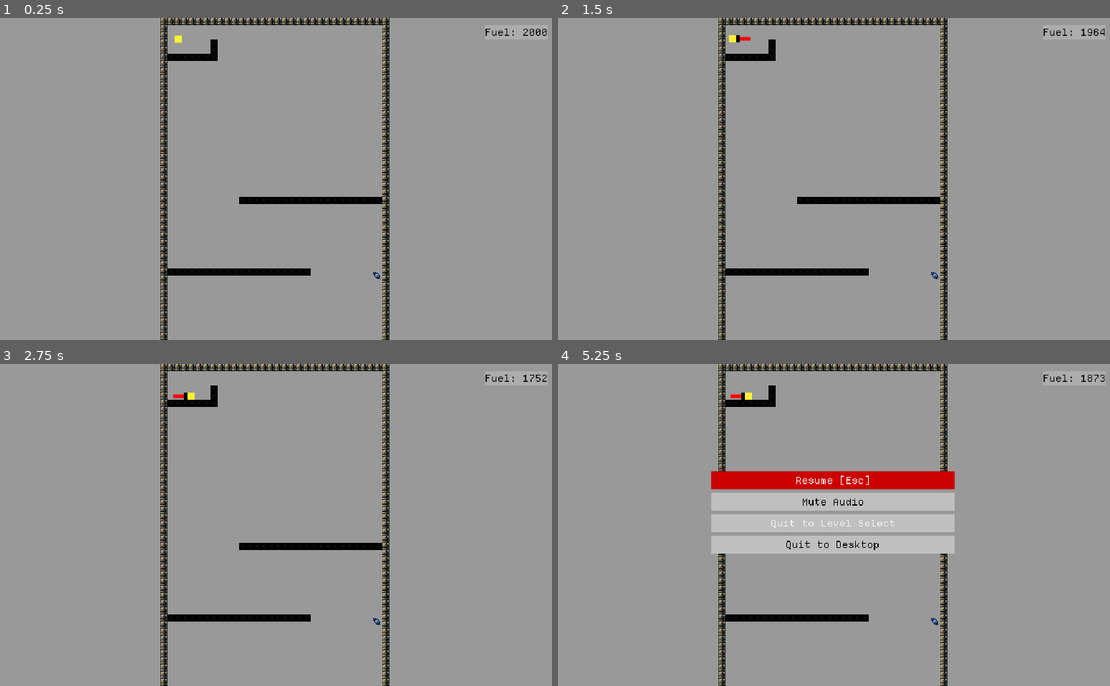
Above: before the commit, frames 1-4 (two rows, left to right).
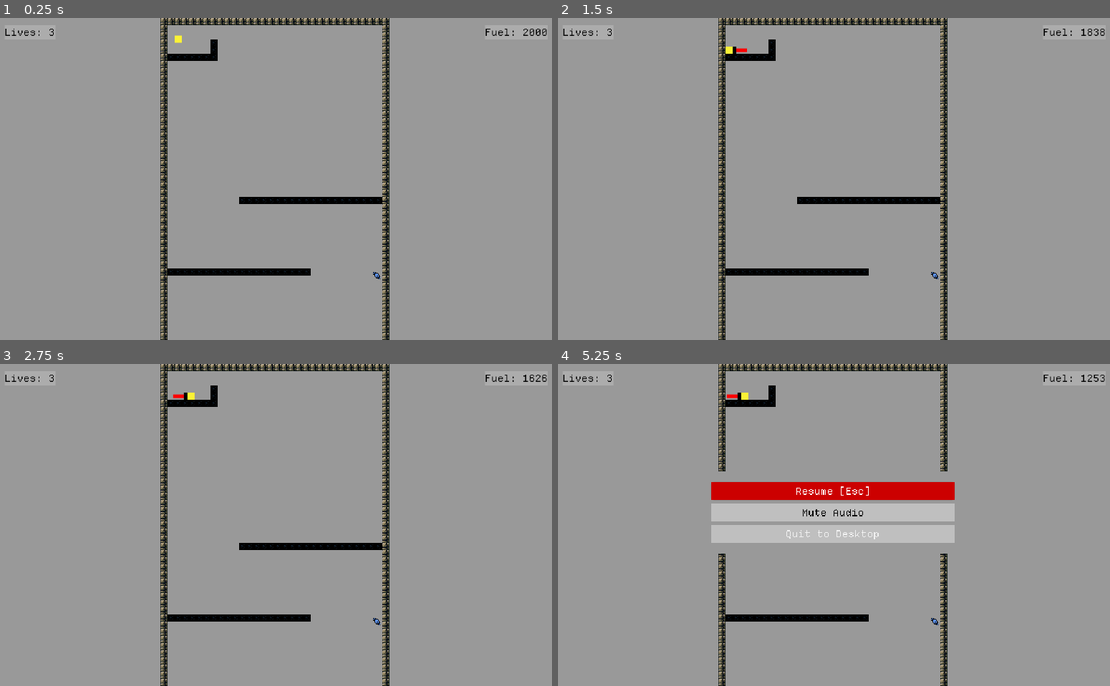
Above: after the commit, the same moments.

Repository: OSGH-web/balloon-movement-demo
Game: Godot game, scene res://scenes/main.tscn
The game is run twice, just before and just after one commit, with the same random seed, the same clock (stepped at 60 frames per second) and the same inputs.
Inputs (mouse positions are in pixels of both pictures, inside the frame that each line leads up to):
- Up to frame 1 (0.25 s): no input
- Up to frame 2 (1.5 s): tap Enter at 0.5 s; move the mouse to (960, 162) at 0.52 s; hold A (ui_a) 0.53-1.28 s; hold Right (ui_right) from 0.53 s (still down); tap Up (ui_up) at 0.77 s; tap Q (ui_q) at 0.8, 1.35 s; tap R (reset) at 1.25 s; move the mouse to (718, 195) at 1.27 s
- Up to frame 3 (2.75 s): tap Up (ui_up) at 1.52 s; tap A (ui_a) at 1.55 s; move the mouse to (331, 454) at 2.02 s; release Right (ui_right) at 2.03 s; hold Left (ui_left) from 2.03 s (still down); hold A (ui_a) from 2.03 s (still down); tap Q (ui_q) at 2.3 s
- Up to frame 4 (5.25 s): move the mouse to (806, 589) at 2.77 s; release Left (ui_left) at 2.78 s; release A (ui_a) at 2.78 s; hold Right (ui_right) 2.78-4.28 s; tap Q (ui_q) at 2.85, 3.8, 4.35 s; tap Up (ui_up) at 3.02, 3.77, 4.52 s; tap A (ui_a) at 3.05, 4.55 s; move the mouse to (1005, 573) at 3.52 s; hold A (ui_a) 3.53-4.28 s; tap R (reset) at 4.15 s; move the mouse to (662, 476) at 4.27 s; hold Left (ui_left) 4.28-5.03 s; tap Escape at 4.9 s; move the mouse to (861, 525) at 5.02 s; hold Right (ui_right) from 5.03 s (still down); hold A (ui_a) from 5.03 s (still down)

The runs differ from the first frame. In frame 1, less than 0.1% of the frame differs, in the area x 0-10%, y 3-6%; in frame 2, 0.2%; in frame 3, less than 0.1%; in frame 4, 6.7%, in the area x 0-98%, y 3-59%.

Commit message:
Refactored Code For New Game Style

Diff:
--- a/project.godot
+++ b/project.godot
@@ -17,7 +17,7 @@
 
 [autoload]
 
-GameManager="*res://scripts/game_manager.gd"
+GameManager="*res://scenes/game_manager.tscn"
 
 [display]
 
--- a/scenes/UI/fuel_label.tscn
+++ b/scenes/UI/fuel_label.tscn
@@ -1,10 +1,10 @@
 [gd_scene load_steps=4 format=3 uid="uid://dnrjc1o517gjp"]
 
-[ext_resource type="Script" uid="uid://dkbvg85t2nhy5" path="res://scripts/UI/fuel_label.gd" id="2_f1qve"]
+[ext_resource type="Script" uid="uid://dkbvg85t2nhy5" path="res://scripts/UI/hud.gd" id="2_f1qve"]
 [ext_resource type="StyleBox" uid="uid://cyxkpmb0rpdry" path="res://assets/styles/sbf_mid_transparent.tres" id="3_8u1hn"]
 [ext_resource type="LabelSettings" uid="uid://cbw7oatl30dvl" path="res://assets/styles/label_33px.tres" id="3_stsnv"]
 
-[node name="FuelLabel" type="CanvasLayer"]
+[node name="HUD" type="CanvasLayer"]
 script = ExtResource("2_f1qve")
 
 [node name="Control" type="Control" parent="."]
@@ -16,7 +16,7 @@
 offset_bottom = 24.0
 size_flags_horizontal = 0
 
-[node name="Label" type="Label" parent="Control"]
+[node name="Fuel" type="Label" parent="Control"]
 unique_name_in_owner = true
 layout_mode = 1
 anchors_preset = 1
@@ -30,3 +30,27 @@
 text = "Fuel: 1000"
 label_settings = ExtResource("3_stsnv")
 vertical_alignment = 1
+
+[node name="Lives" type="Label" parent="Control"]
+unique_name_in_owner = true
+layout_mode = 1
+offset_left = -210.0
+offset_right = -40.0
+offset_bottom = 48.0
+theme_override_styles/normal = ExtResource("3_8u1hn")
+label_settings = ExtResource("3_stsnv")
+vertical_alignment = 1
+
+[node name="Level_Complete" type="Label" parent="Control"]
+unique_name_in_owner = true
+visible = false
+layout_mode = 0
+offset_left = 310.0
+offset_top = 400.0
+offset_right = 1087.0
+offset_bottom = 442.0
+theme_override_styles/normal = ExtResource("3_8u1hn")
+text = "Level Complete! Loading Next Level..."
+label_settings = ExtResource("3_stsnv")
+horizontal_alignment = 1
+vertical_alignment = 1
--- a/scenes/UI/pause_menu.tscn
+++ b/scenes/UI/pause_menu.tscn
@@ -64,16 +64,6 @@
 theme_override_styles/normal = ExtResource("2_5d2l8")
 text = "Mute Audio"
 
-[node name="LevelSelectButton" type="Button" parent="CenterContainer/PanelContainer/VBoxContainer"]
-custom_minimum_size = Vector2(0, 20)
-layout_mode = 2
-theme = ExtResource("2_myx47")
-theme_override_colors/font_color = Color(0, 0, 0, 1)
-theme_override_styles/focus = ExtResource("5_7l7mv")
-theme_override_styles/hover = ExtResource("2_5d2l8")
-theme_override_styles/normal = ExtResource("2_5d2l8")
-text = "Quit to Level Select"
-
 [node name="QuitButton" type="Button" parent="CenterContainer/PanelContainer/VBoxContainer"]
 custom_minimum_size = Vector2(0, 20)
 layout_mode = 2
@@ -88,5 +78,4 @@
 
 [connection signal="pressed" from="CenterContainer/PanelContainer/VBoxContainer/ResumeButton" to="." method="_on_resume_button_pressed"]
 [connection signal="pressed" from="CenterContainer/PanelContainer/VBoxContainer/MuteAudioButton" to="." method="_on_mute_audio_button_pressed"]
-[connection signal="pressed" from="CenterContainer/PanelContainer/VBoxContainer/LevelSelectButton" to="." method="_on_level_select_button_pressed"]
 [connection signal="pressed" from="CenterContainer/PanelContainer/VBoxContainer/QuitButton" to="." method="_on_quit_button_pressed"]
--- a/scenes/end_zone.tscn
+++ b/scenes/end_zone.tscn
@@ -3,7 +3,7 @@
 [ext_resource type="Script" uid="uid://cu5r1rrge6x4k" path="res://scripts/end_zone.gd" id="1_xhrpo"]
 
 [sub_resource type="RectangleShape2D" id="RectangleShape2D_xhrpo"]
-size = Vector2(145, 120)
+size = Vector2(500, 40)
 
 [node name="EndZone" type="Area2D"]
 collision_layer = 2
--- a/scenes/game_manager.tscn
+++ b/scenes/game_manager.tscn
@@ -1,9 +1,43 @@
-[gd_scene format=3 uid="uid://b8ooja0h52pm1"]
+[gd_scene load_steps=5 format=3 uid="uid://b8ooja0h52pm1"]
 
-[node name="Control" type="Control"]
+[ext_resource type="Script" uid="uid://m01i7w8y3x8f" path="res://scripts/game_manager.gd" id="1_hwd4i"]
+[ext_resource type="AudioStream" uid="uid://cquaalpknb8c6" path="res://assets/sound_fx/background_music.ogg" id="2_glms7"]
+[ext_resource type="StyleBox" uid="uid://cyxkpmb0rpdry" path="res://assets/styles/sbf_mid_transparent.tres" id="3_oo155"]
+[ext_resource type="LabelSettings" uid="uid://cbw7oatl30dvl" path="res://assets/styles/label_33px.tres" id="4_eaq8r"]
+
+[node name="GameManager" type="Control"]
 layout_mode = 3
 anchors_preset = 15
 anchor_right = 1.0
 anchor_bottom = 1.0
 grow_horizontal = 2
 grow_vertical = 2
+script = ExtResource("1_hwd4i")
+
+[node name="Background_Music" type="AudioStreamPlayer" parent="."]
+stream = ExtResource("2_glms7")
+pitch_scale = 1.03
+autoplay = true
+bus = &"Music"
+
+[node name="CanvasLayer" type="CanvasLayer" parent="."]
+
+[node name="Player_Died" type="Label" parent="CanvasLayer"]
+unique_name_in_owner = true
+visible = false
+anchors_preset = 8
+anchor_left = 0.5
+anchor_top = 0.5
+anchor_right = 0.5
+anchor_bottom = 0.5
+offset_left = -294.0
+offset_top = -21.0
+offset_right = 294.0
+offset_bottom = 21.0
+grow_horizontal = 2
+grow_vertical = 2
+theme_override_styles/normal = ExtResource("3_oo155")
+text = "YOU DIED! RESETTING LEVEL..."
+label_settings = ExtResource("4_eaq8r")
+horizontal_alignment = 1
+vertical_alignment = 1
--- a/scenes/level_base.tscn
+++ b/scenes/level_base.tscn
@@ -6,7 +6,6 @@
 [ext_resource type="Script" uid="uid://df1fbghclur2h" path="res://scripts/terrain.gd" id="4_1bvp3"]
 [ext_resource type="TileSet" uid="uid://clmawpyff0gle" path="res://assets/tilesets/Caves_Forest.tres" id="4_krm4r"]
 [ext_resource type="PackedScene" uid="uid://b3h1d6irllu2r" path="res://scenes/UI/pause_menu.tscn" id="5_8rhjg"]
-[ext_resource type="AudioStream" uid="uid://cquaalpknb8c6" path="res://assets/sound_fx/background_music.ogg" id="6_krm4r"]
 [ext_resource type="PackedScene" uid="uid://dnrjc1o517gjp" path="res://scenes/UI/fuel_label.tscn" id="7_8n3nq"]
 
 [node name="LevelBase" type="Node2D"]
@@ -25,12 +24,6 @@
 tile_set = ExtResource("4_krm4r")
 script = ExtResource("4_1bvp3")
 
-[node name="Background_Music" type="AudioStreamPlayer" parent="."]
-stream = ExtResource("6_krm4r")
-pitch_scale = 1.03
-autoplay = true
-bus = &"Music"
-
 [node name="Pause Menu" parent="." instance=ExtResource("5_8rhjg")]
 
 [node name="FuelLabel" parent="." node_paths=PackedStringArray("player") instance=ExtResource("7_8n3nq")]
--- a/scenes/level_select.tscn
+++ /dev/null
@@ -1,156 +0,0 @@
-[gd_scene load_steps=5 format=3 uid="uid://bprt5jmuwcihx"]
-
-[ext_resource type="Script" uid="uid://dmoxrpi5e2hec" path="res://scripts/level_select.gd" id="1_t5gxd"]
-[ext_resource type="StyleBox" uid="uid://002qwq5rvs87" path="res://assets/styles/sbf_light.tres" id="2_chg43"]
-[ext_resource type="LabelSettings" uid="uid://cbw7oatl30dvl" path="res://assets/styles/label_33px.tres" id="2_rif6e"]
-[ext_resource type="LabelSettings" uid="uid://v4nuv8jtylyb" path="res://assets/styles/label_11px.tres" id="3_chg43"]
-
-[node name="LevelSelect" type="Control"]
-layout_mode = 3
-anchors_preset = 0
-scale = Vector2(3, 3)
-script = ExtResource("1_t5gxd")
-
-[node name="VBoxContainer" type="VBoxContainer" parent="."]
-layout_mode = 2
-offset_left = 92.0
-offset_top = 24.0
-offset_right = 548.0
-offset_bottom = 328.0
-
-[node name="HSplitContainer" type="HSplitContainer" parent="VBoxContainer"]
-layout_mode = 2
-split_offset = 276
-dragging_enabled = false
-dragger_visibility = 2
-
-[node name="HSplitContainer" type="HSplitContainer" parent="VBoxContainer/HSplitContainer"]
-custom_minimum_size = Vector2(0, 20)
-layout_mode = 2
-theme_override_constants/separation = 0
-split_offset = 40
-dragging_enabled = false
-dragger_visibility = 2
-
-[node name="placeholder" type="Label" parent="VBoxContainer/HSplitContainer/HSplitContainer"]
-visible = false
-custom_minimum_size = Vector2(0, 20)
-layout_mode = 2
-theme_override_styles/normal = ExtResource("2_chg43")
-label_settings = ExtResource("3_chg43")
-
-[node name="WorldCompletion" type="Label" parent="VBoxContainer/HSplitContainer/HSplitContainer"]
-visible = false
-custom_minimum_size = Vector2(0, 20)
-layout_mode = 2
-theme_override_styles/normal = ExtResource("2_chg43")
-text = "Completion: 0%"
-label_settings = ExtResource("3_chg43")
-vertical_alignment = 1
-
-[node name="HSplitContainer3" type="HSplitContainer" parent="VBoxContainer/HSplitContainer"]
-custom_minimum_size = Vector2(0, 20)
-layout_mode = 2
-theme_override_constants/separation = 0
-split_offset = 40
-dragging_enabled = false
-dragger_visibility = 2
-
-[node name="placeholder" type="Label" parent="VBoxContainer/HSplitContainer/HSplitContainer3"]
-custom_minimum_size = Vector2(0, 20)
-layout_mode = 2
-theme_override_styles/normal = ExtResource("2_chg43")
-label_settings = ExtResource("3_chg43")
-
-[node name="WorldCompletion" type="Label" parent="VBoxContainer/HSplitContainer/HSplitContainer3"]
-unique_name_in_owner = true
-custom_minimum_size = Vector2(0, 20)
-layout_mode = 2
-theme_override_styles/normal = ExtResource("2_chg43")
-text = "Completion: 0%"
-label_settings = ExtResource("3_chg43")
-vertical_alignment = 1
-
-[node name="Label" type="Label" parent="VBoxContainer"]
-custom_minimum_size = Vector2(0, 44)
-layout_mode = 2
-theme_override_styles/normal = ExtResource("2_chg43")
-text = "CH1: Testing"
-label_settings = ExtResource("2_rif6e")
-horizontal_alignment = 1
-
-[node name="ButtonGrid" type="GridContainer" parent="VBoxContainer"]
-unique_name_in_owner = true
-custom_minimum_size = Vector2(0, 140)
-layout_mode = 2
-columns = 5
-
-[node name="LevelName" type="Label" parent="VBoxContainer"]
-unique_name_in_owner = true
-custom_minimum_size = Vector2(0, 44)
-layout_mode = 2
-theme_override_styles/normal = ExtResource("2_chg43")
-text = "1-1 Test"
-label_settings = ExtResource("2_rif6e")
-horizontal_alignment = 1
-
-[node name="HSplitContainer4" type="HSplitContainer" parent="VBoxContainer"]
-clip_contents = true
-custom_minimum_size = Vector2(272, 0)
-layout_mode = 2
-size_flags_horizontal = 0
-theme_override_constants/separation = 0
-split_offset = 88
-dragging_enabled = false
-dragger_visibility = 2
-
-[node name="HSplitContainer2" type="HSplitContainer" parent="VBoxContainer/HSplitContainer4"]
-layout_mode = 2
-theme_override_constants/separation = 0
-split_offset = 40
-dragging_enabled = false
-dragger_visibility = 2
-
-[node name="placeholder2" type="Label" parent="VBoxContainer/HSplitContainer4/HSplitContainer2"]
-custom_minimum_size = Vector2(0, 20)
-layout_mode = 2
-theme_override_styles/normal = ExtResource("2_chg43")
-label_settings = ExtResource("3_chg43")
-horizontal_alignment = 1
-
-[node name="LevelNumber" type="Label" parent="VBoxContainer/HSplitContainer4/HSplitContainer2"]
-unique_name_in_owner = true
-custom_minimum_size = Vector2(0, 20)
-layout_mode = 2
-theme_override_styles/normal = ExtResource("2_chg43")
-text = "1-1"
-label_settings = ExtResource("3_chg43")
-vertical_alignment = 1
-clip_text = true
-
-[node name="HSplitContainer3" type="HSplitContainer" parent="VBoxContainer/HSplitContainer4"]
-custom_minimum_size = Vector2(184, 0)
-layout_mode = 2
-size_flags_horizontal = 8
-size_flags_vertical = 4
-theme_override_constants/separation = 0
-split_offset = 40
-dragging_enabled = false
-dragger_visibility = 2
-
-[node name="placeholder2" type="Label" parent="VBoxContainer/HSplitContainer4/HSplitContainer3"]
-custom_minimum_size = Vector2(0, 20)
-layout_mode = 2
-theme_override_styles/normal = ExtResource("2_chg43")
-label_settings = ExtResource("3_chg43")
-horizontal_alignment = 1
-
-[node name="LevelStats" type="Label" parent="VBoxContainer/HSplitContainer4/HSplitContainer3"]
-unique_name_in_owner = true
-custom_minimum_size = Vector2(0, 20)
-layout_mode = 2
-size_flags_horizontal = 3
-theme_override_styles/normal = ExtResource("2_chg43")
-text = "Not Completed"
-label_settings = ExtResource("3_chg43")
-vertical_alignment = 1
--- a/scripts/UI/fuel_label.gd
+++ /dev/null
@@ -1,17 +0,0 @@
-extends CanvasLayer
-
-@export var player: CharacterBody2D
-
-func _ready():
-	add_to_group("fuel_label")
-
-func _process(_delta: float) -> void:
-	if not player:
-		return
-
-	var fuel_amount = max(0, int(player.FUEL))
-
-	if player.readyForRestart:
-		%Label.text = "Press A to retry level\nPress Q to return to level select"
-	else:
-		%Label.text = "Fuel: %d" % fuel_amount
--- /dev/null
+++ b/scripts/UI/hud.gd
@@ -0,0 +1,15 @@
+extends CanvasLayer
+
+@export var player: CharacterBody2D
+
+func _process(_delta: float) -> void:
+	if not player:
+		return
+
+	var fuel_amount = max(0, int(player.FUEL))
+	%Fuel.text = "Fuel: %d" % fuel_amount
+	%Lives.text = "Lives: %d" % GameManager.lives
+	if GameManager.levelComplete:
+		%Level_Complete.visible = true
+	else:
+		%Level_Complete.visible = false
--- a/scripts/UI/pause_menu.gd
+++ b/scripts/UI/pause_menu.gd
@@ -20,13 +20,6 @@
 func _on_resume_button_pressed():
 	toggle_pause()
 
-func return_to_world_select():
-	get_tree().change_scene_to_file("res://scenes/level_select.tscn")
-
-func _on_level_select_button_pressed():
-	get_tree().paused = false
-	return_to_world_select()
-
 func _on_quit_button_pressed():
 	get_tree().quit()
 
--- a/scripts/end_zone.gd
+++ b/scripts/end_zone.gd
@@ -5,10 +5,8 @@
 	set = set_size  # Calls `set_size` when changed in the Inspector
 @export var color: Color = Color(1, 0, 0, 0.5) :
 	set = set_color  # Calls `set_color` when changed in the Inspector
-
 @onready var collision_shape = $CollisionShape2D
 @onready var color_rect = $ColorRect
-
 func _ready():
 	body_entered.connect(_on_body_entered)
 	update_shape()
--- a/scripts/game_manager.gd
+++ b/scripts/game_manager.gd
@@ -2,13 +2,15 @@
 # This means that this scene will stay loaded through the entire game.
 
 extends Control
-
 var curr_level = 0
-var lives = 3
+var lives = 1
+# TODO: Implement score feature and give extra lives for enough score.
 var score = 0
-var score_for_extra_life = 2000
 var level_files = []
-
+var levelComplete = false
+var endZoneTriggered = false
+# Show a message upon levelCompletion
+@onready var background_music = $Background_Music
 func _ready():
 	load_levels()
 
@@ -25,13 +27,54 @@
 		level_files.sort()
 		dir.list_dir_end()
 
+func reset():
+	lives = 3
+	score = 0
+	curr_level = 0
+	background_music.pitch_scale = 1.03
+
 func load_next_level():
+	levelComplete = true
+	if curr_level > 0:
+		var player = get_player()
+		# Prevents bug where level resets if enetering endzone when out of fuel.
+		endZoneTriggered = true
+		# Freeze to prevent player death after endzone trigger
+		player.set_physics_process(false)
+		await get_tree().create_timer(2).timeout
+		player.set_physics_process(true)
+		endZoneTriggered = false
 	var level_path = "res://levels/%s" % level_files[curr_level]
 	curr_level += 1
+	levelComplete = false
 	get_tree().change_scene_to_file(level_path)
 
 
+func _on_player_died():
+	if endZoneTriggered:
+		background_music.pitch_scale = 1.03
+		return
+	lives -= 1
+	if lives > 0:
+		%Player_Died.text = "YOU DIED! RESETTING LEVEL..."
+		%Player_Died.visible = true
+		await get_tree().create_timer(2).timeout
+		background_music.pitch_scale = 1.03
+		%Player_Died.visible = false
+		get_tree().reload_current_scene()
+	else:
+		%Player_Died.text = "GAME OVER! BACK TO LEVEL 1 :) "
+		%Player_Died.visible = true
+		await get_tree().create_timer(2).timeout
+		%Player_Died.visible = false
+		reset()
+		load_next_level()
 
-# Called every frame. 'delta' is the elapsed time since the previous frame.
+func get_player():
+	var level = get_tree().get_current_scene()
+	return level.get_node("Player")
+
+
 #func _process(delta: float):
-	#pass
+	#if level_complete:
+		#pass
--- a/scripts/level_select.gd
+++ /dev/null
@@ -1,98 +0,0 @@
-extends Control
-class_name LevelSelect
-
-var current_index := 0
-var level_files := []
-
-@onready var button_container: GridContainer = %ButtonGrid
-
-func _ready():
-	load_levels()
-	create_level_grid()
-	_update_world_info_display()
-	button_container.get_children()[0].grab_focus()
-
-func load_levels():
-	var dir = DirAccess.open("res://levels/")
-	if dir:
-		level_files.clear()
-		dir.list_dir_begin()
-		var file_name = dir.get_next()
-		while file_name != "":
-			if file_name.ends_with(".tscn"):
-				level_files.append(file_name)
-			file_name = dir.get_next()
-		level_files.sort()
-
-func create_level_grid():
-	for child in button_container.get_children():
-		child.queue_free()
-
-	var n_levels = level_files.size()
-
-	var button_scene = preload("res://scenes/UI/level_button.tscn")
-	var tinted_style = preload("res://assets/styles/sbf_dark.tres")
-
-	for i in n_levels:
-		var button = button_scene.instantiate() as Button
-		button.text = str(i + 1)
-		button_container.add_child(button)
-		button.pressed.connect(_on_level_selected.bind(i))
-		button.focus_entered.connect(_focus.bind(i))
-		button.mouse_entered.connect(_update_level_info_display.bind(i))
-		button.mouse_exited.connect(_mouse_exit)
-
-		# tint the completed levels
-		if SaveManager.is_level_completed(level_files[i]):
-			button.add_theme_stylebox_override("normal", tinted_style)
-			button.add_theme_stylebox_override("hover", tinted_style)
-
-	# update focus neighbors to allow for horizontal wrapping
-	for i in n_levels:
-		var neighbor_left_idx = (i - 1) % n_levels
-		var neighbor_right_idx = (i + 1) % n_levels
-
-		var button = button_container.get_child(i)
-		var neighbor_left = button_container.get_child(neighbor_left_idx)
-		var neighbor_right = button_container.get_child(neighbor_right_idx)
-		button.focus_neighbor_left = neighbor_left.get_path()
-		button.focus_neighbor_right = neighbor_right.get_path()
-
-# steal back cursor focus after hover
-#   - cursor_index is updated on arrow key movement.
-#   - cursor_index is not updated on mouse_entered.
-#   - on mouse_exit, the banner displays the level at the cursor_index
-var cursor_index = -1
-func _focus(level_index):
-	cursor_index = level_index
-	_update_level_info_display(level_index)
-
-func _mouse_exit():
-	_update_level_info_display(cursor_index)
-
-func _on_level_selected(level_index: int):
-	var file_path = "res://levels/%s" % level_files[level_index]
-	get_tree().change_scene_to_file(file_path)
-
-func _update_world_info_display():
-	var count := 0
-	for level_path in level_files:
-		if SaveManager.is_level_completed(level_path):
-			count += 1
-
-	var completion_percentage = (count / float(level_files.size())) * 100
-	%WorldCompletion.text = "Completion: %.0f" % completion_percentage + "%"
-
-func _update_level_info_display(level_index):
-	var level_file = level_files[level_index]
-	var level_path = "res://levels/%s" % level_file
-	var level_scene = load(level_path)
-	if not level_scene:
-		return
-
-	var level_instance = level_scene.instantiate()
-	%LevelName.text = level_instance.level_name
-	level_instance.free()
-
-	%LevelStats.text = "Completed" if SaveManager.is_level_completed(level_file) else "Not Completed"
-	%LevelNumber.text = "1-" + str(level_index + 1)
--- a/scripts/main.gd
+++ b/scripts/main.gd
@@ -2,4 +2,5 @@
 extends Node
 
 func _ready():
+	GameManager.reset()
 	GameManager.load_next_level()
--- a/scripts/player.gd
+++ b/scripts/player.gd
@@ -7,7 +7,6 @@
 @export var staticCam: bool = false
 @onready var timer: Timer = $Timer
 @onready var camera = $Camera
-@onready var background_music: AudioStreamPlayer = get_parent().get_node("Background_Music")
 
 # physics are designed for an 8px x 8px tileset -- 8px == 1m
 const BASE_TILE_SIZE_PX = 8
@@ -23,30 +22,23 @@
 var player_x_force = 165 * physics_scale_factor
 var velocity_cutoff = 0.001 * physics_scale_factor
 
-var readyForRestart: bool = false
+@export var readyForRestart: bool = false
 
 signal player_died
 
 func _on_player_died():
 	readyForRestart = true
 
+
 func _ready():
 	add_to_group("player")
 	camera.zoom = camera_scale
 	player_died.connect(_on_player_died)
+	player_died.connect(GameManager._on_player_died)
 
 func add_fuel(amt):
 	FUEL += amt
-	background_music.pitch_scale = 1.03 # Changesmusic to normal if you ran out of fuel then got it back.
-
-func _input(event):
-	if event.is_action_pressed("reset"):
-		get_tree().reload_current_scene()
-	if readyForRestart:
-		if event.is_action_pressed("ui_a"):
-			get_tree().reload_current_scene()
-		if event.is_action_pressed("ui_q"):
-			return_to_world_select()
+	GameManager.background_music.pitch_scale = 1.03 # Changes music to normal if you ran out of fuel then got it back.
 
 func _on_timer_timeout():
 	if int(FUEL) <= 0:
@@ -63,7 +55,7 @@
 		# fuel is independent of scale
 		FUEL -= velocity_update.length() / physics_scale_factor
 	elif readyForRestart == false and timer.is_stopped():
-		background_music.pitch_scale = 0.7
+		GameManager.background_music.pitch_scale = 0.7
 		timer.start()
 
 	if not is_on_floor():
@@ -113,8 +105,6 @@
 		else:
 			$AnimatedSprite2D.frame = 3  # down
 
-func return_to_world_select():
-	get_tree().change_scene_to_file("res://scenes/level_select.tscn")
 
 func _setup_camera_limits(map_width_px, map_height_px):
 	# by default, restrict the camera to the bounding box of the level
Not shown: 1 places in scenes/level_base.tscn that only renumber resources
Renamed: scripts/UI/fuel_label.gd.uid -> scripts/UI/hud.gd.uid
Not shown, removed: scripts/level_select.gd.uid
